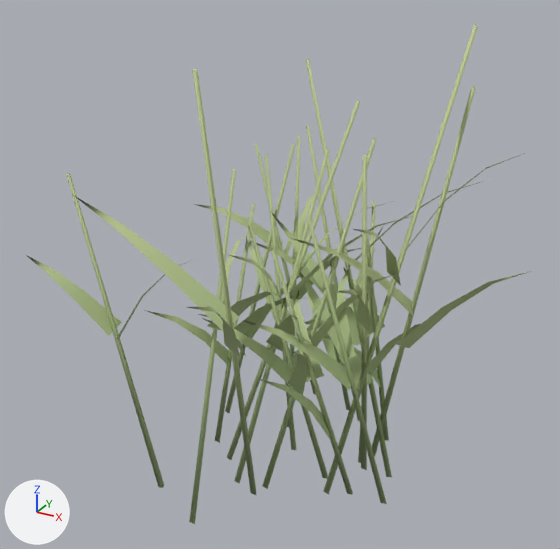
The glTF model game/assets/nature/biome/reed_clump_b.glb, before and after one commit.
Both versions are drawn from a camera (50 mm lens) standing at (0.97, -1.76, 1.533) and looking at (0.004, -0.004, 0.655). The axes (+X, +Y, +Z) are drawn at lower left. The lights are the same throughout. The older version comes first. Vertices at exactly the same position are counted once.

Names of what the first picture shows: 'reed_clump_b'.
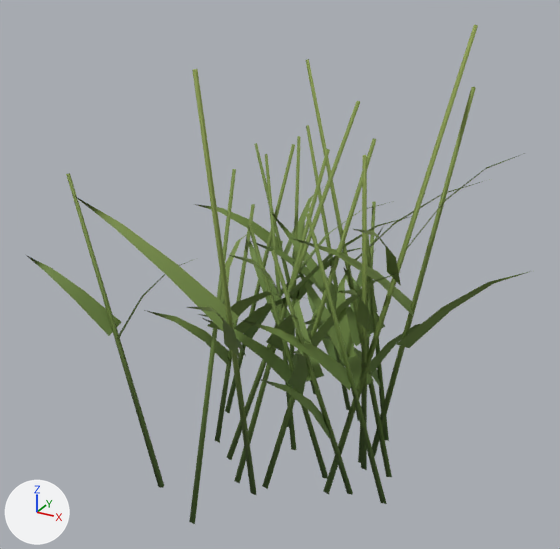
Location of each change, (x1, y1, x2, y2) in pixels of the pictures (560 x 549 px):
part 1 of me_reed_clump_b, recoloured (darker)
    both: (31, 25, 521, 524)
part 2 of me_reed_clump_b, recoloured
    both: (236, 205, 389, 495)

What the commit changed:
me_reed_clump_b has 440 vertices, 396 faces and spans x -0.684..0.642, y -0.716..0.68, z -0.003..1.337.
me_reed_clump_b is used by ob_reed_clump_b; location (0.021, 0.018, 0.0).
me_reed_clump_b part 1: 354 faces centred in x -0.622..0.567, y -0.631..0.595, z 0.275..1.335 are repainted in the vertex colours; the middle colour goes from green #afc088 to green #6d863f.
me_reed_clump_b part 2: 42 faces centred in x -0.32..0.336, y -0.37..0.405, z 0.0..0.373 are repainted in the vertex colours; the middle colour goes from green #9cb37c to dark green #557333.
